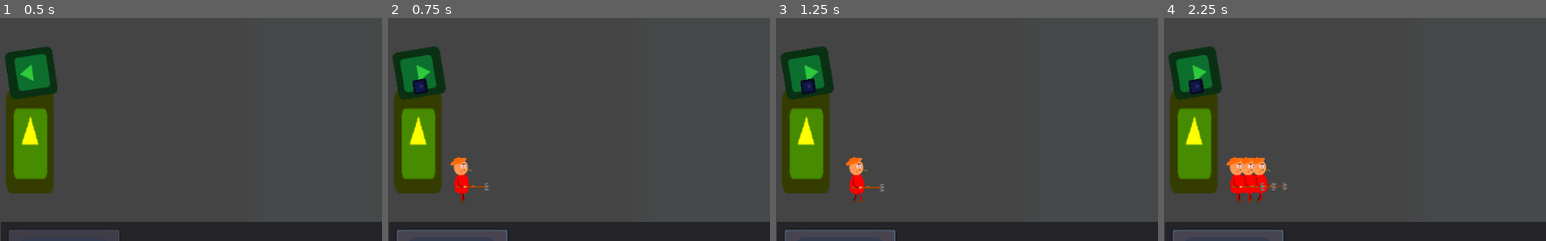
Above: before the commit, frames 1-4 (left to right).
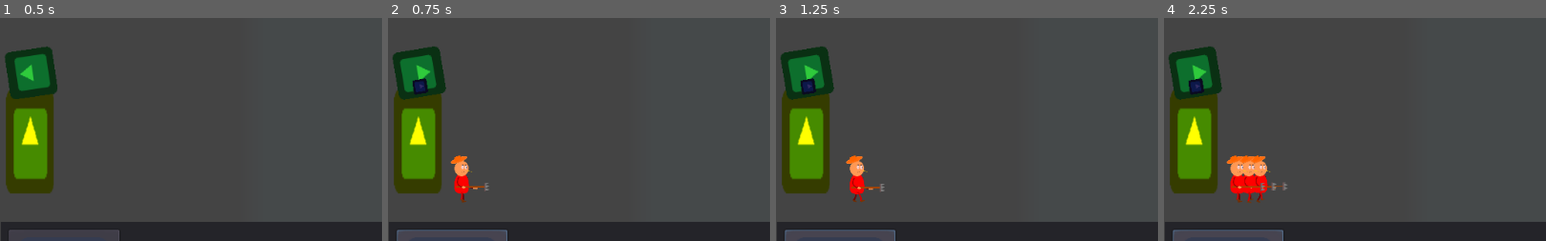
Above: after the commit, the same moments.

Repository: Jon1r/Tower
Game: Godot game, scene res://Map01.tscn
Two runs of this game, one before a commit and one after it. Both use one fixed random seed, a clock stepped at 60 frames per second and the inputs below. The project has no main scene, so this scene is started directly. The engine's default icon, where the game draws it, is replaced by a stand-in: a white triangle on a blue panel in a dark square.
Inputs (mouse positions are % of the whole screen's width and height, from its top left):
- Up to frame 1 (0.5 s): no input
- Up to frame 2 (0.75 s): click (8, 90) at 0.5 s
- Up to frame 3 (1.25 s): no input
- Up to frame 4 (2.25 s): click (8, 90) at 1.25 s; click (8, 90) at 2 s
The pictures show only the part of the screen within x 0-50%, y 34-84%; the shares and areas given below are measured in that part.

Frame 1 is identical in both runs. In frame 2, 0.2% of the frame differs, in the area x 16-24%, y 61-77%; in frame 3, 0.2%; in frame 4, 0.5%, in the area x 16-30%, y 61-77%.

Commit message:
Update Peasant.tscn

Diff:
--- a/Peasant.tscn
+++ b/Peasant.tscn
@@ -7,7 +7,309 @@
 height = 160.981
 
 [sub_resource type="Animation" id=2]
-resource_name = "walk"
+resource_name = "attack"
+tracks/0/type = "value"
+tracks/0/path = NodePath("Pike:position")
+tracks/0/interp = 1
+tracks/0/loop_wrap = true
+tracks/0/imported = false
+tracks/0/enabled = true
+tracks/0/keys = {
+"times": PoolRealArray( 0, 0.5, 1 ),
+"transitions": PoolRealArray( 1, 1, 1 ),
+"update": 0,
+"values": [ Vector2( 30.6047, 140.247 ), Vector2( 63.3079, 133.707 ), Vector2( 30.6047, 140.247 ) ]
+}
+tracks/1/type = "value"
+tracks/1/path = NodePath("Pike:rotation_degrees")
+tracks/1/interp = 1
+tracks/1/loop_wrap = true
+tracks/1/imported = false
+tracks/1/enabled = true
+tracks/1/keys = {
+"times": PoolRealArray( 0, 0.5, 1 ),
+"transitions": PoolRealArray( 1, 1, 1 ),
+"update": 0,
+"values": [ 0.0, 0.0, 0.0 ]
+}
+tracks/2/type = "value"
+tracks/2/path = NodePath("Arm/right:position")
+tracks/2/interp = 1
+tracks/2/loop_wrap = true
+tracks/2/imported = false
+tracks/2/enabled = true
+tracks/2/keys = {
+"times": PoolRealArray( 0, 0.5, 1 ),
+"transitions": PoolRealArray( 1, 1, 1 ),
+"update": 0,
+"values": [ Vector2( -36.6643, 76.3929 ), Vector2( -34.2852, 77.9587 ), Vector2( -35.3185, 77.2627 ) ]
+}
+tracks/3/type = "value"
+tracks/3/path = NodePath("Arm/right:rotation_degrees")
+tracks/3/interp = 1
+tracks/3/loop_wrap = true
+tracks/3/imported = false
+tracks/3/enabled = true
+tracks/3/keys = {
+"times": PoolRealArray( 0, 0.5, 1 ),
+"transitions": PoolRealArray( 1, 1, 1 ),
+"update": 0,
+"values": [ 30.2368, 6.78769, 30.2368 ]
+}
+tracks/4/type = "value"
+tracks/4/path = NodePath("Arm/left:position")
+tracks/4/interp = 1
+tracks/4/loop_wrap = true
+tracks/4/imported = false
+tracks/4/enabled = true
+tracks/4/keys = {
+"times": PoolRealArray( 0, 0.5, 1 ),
+"transitions": PoolRealArray( 1, 1, 1 ),
+"update": 0,
+"values": [ Vector2( 15.2017, 74.8215 ), Vector2( 19.7247, 77.4975 ), Vector2( 17.1636, 76.3035 ) ]
+}
+tracks/5/type = "value"
+tracks/5/path = NodePath("Arm/left:rotation_degrees")
+tracks/5/interp = 1
+tracks/5/loop_wrap = true
+tracks/5/imported = false
+tracks/5/enabled = true
+tracks/5/keys = {
+"times": PoolRealArray( 0, 0.5, 1 ),
+"transitions": PoolRealArray( 1, 1, 1 ),
+"update": 0,
+"values": [ 15.7428, 2.22348, 15.7428 ]
+}
+tracks/6/type = "value"
+tracks/6/path = NodePath("Arm:position")
+tracks/6/interp = 1
+tracks/6/loop_wrap = true
+tracks/6/imported = false
+tracks/6/enabled = true
+tracks/6/keys = {
+"times": PoolRealArray( 0, 0.5, 1 ),
+"transitions": PoolRealArray( 1, 1, 1 ),
+"update": 0,
+"values": [ Vector2( 0, 0 ), Vector2( 6.54065, -6.54065 ), Vector2( 0, 0 ) ]
+}
+tracks/7/type = "value"
+tracks/7/path = NodePath("Arm:rotation_degrees")
+tracks/7/interp = 1
+tracks/7/loop_wrap = true
+tracks/7/imported = false
+tracks/7/enabled = true
+tracks/7/keys = {
+"times": PoolRealArray( 0, 0.5, 1 ),
+"transitions": PoolRealArray( 1, 1, 1 ),
+"update": 0,
+"values": [ 0.0, 0.0, 0.0 ]
+}
+tracks/8/type = "value"
+tracks/8/path = NodePath("Body:position")
+tracks/8/interp = 1
+tracks/8/loop_wrap = true
+tracks/8/imported = false
+tracks/8/enabled = true
+tracks/8/keys = {
+"times": PoolRealArray( 0, 0.5, 1 ),
+"transitions": PoolRealArray( 1, 1, 1 ),
+"update": 0,
+"values": [ Vector2( -8.69644, 117.63 ), Vector2( -2.15579, 111.089 ), Vector2( -8.69644, 117.63 ) ]
+}
+tracks/9/type = "value"
+tracks/9/path = NodePath("Body:rotation_degrees")
+tracks/9/interp = 1
+tracks/9/loop_wrap = true
+tracks/9/imported = false
+tracks/9/enabled = true
+tracks/9/keys = {
+"times": PoolRealArray( 0, 0.5, 1 ),
+"transitions": PoolRealArray( 1, 1, 1 ),
+"update": 0,
+"values": [ 0.0, 0.0, 0.0 ]
+}
+tracks/10/type = "value"
+tracks/10/path = NodePath("Hat:position")
+tracks/10/interp = 1
+tracks/10/loop_wrap = true
+tracks/10/imported = false
+tracks/10/enabled = true
+tracks/10/keys = {
+"times": PoolRealArray( 0, 0.5, 0.8 ),
+"transitions": PoolRealArray( 1, 3.4822, 1 ),
+"update": 0,
+"values": [ Vector2( -31.0104, -31.6735 ), Vector2( -24.9836, -60.1109 ), Vector2( -31.0104, -31.6735 ) ]
+}
+tracks/11/type = "value"
+tracks/11/path = NodePath("Hat:rotation_degrees")
+tracks/11/interp = 1
+tracks/11/loop_wrap = true
+tracks/11/imported = false
+tracks/11/enabled = true
+tracks/11/keys = {
+"times": PoolRealArray( 0, 0.9, 1 ),
+"transitions": PoolRealArray( 1, 1, 1 ),
+"update": 0,
+"values": [ 0.0, 0.0, 0.0 ]
+}
+tracks/12/type = "value"
+tracks/12/path = NodePath("Head:position")
+tracks/12/interp = 1
+tracks/12/loop_wrap = true
+tracks/12/imported = false
+tracks/12/enabled = true
+tracks/12/keys = {
+"times": PoolRealArray( 0, 0.5, 1 ),
+"transitions": PoolRealArray( 1, 1, 1 ),
+"update": 0,
+"values": [ Vector2( 0.349274, 10.8546 ), Vector2( 6.88992, 4.31391 ), Vector2( 0.349274, 10.8546 ) ]
+}
+tracks/13/type = "value"
+tracks/13/path = NodePath("Head:rotation_degrees")
+tracks/13/interp = 1
+tracks/13/loop_wrap = true
+tracks/13/imported = false
+tracks/13/enabled = true
+tracks/13/keys = {
+"times": PoolRealArray( 0, 0.5, 1 ),
+"transitions": PoolRealArray( 1, 1, 1 ),
+"update": 0,
+"values": [ 0.0, 0.0, 0.0 ]
+}
+tracks/14/type = "value"
+tracks/14/path = NodePath("Pike:scale")
+tracks/14/interp = 1
+tracks/14/loop_wrap = true
+tracks/14/imported = false
+tracks/14/enabled = true
+tracks/14/keys = {
+"times": PoolRealArray( 0.5 ),
+"transitions": PoolRealArray( 1 ),
+"update": 0,
+"values": [ Vector2( 1, 1 ) ]
+}
+tracks/15/type = "value"
+tracks/15/path = NodePath("Arm/right:scale")
+tracks/15/interp = 1
+tracks/15/loop_wrap = true
+tracks/15/imported = false
+tracks/15/enabled = true
+tracks/15/keys = {
+"times": PoolRealArray( 0, 0.5 ),
+"transitions": PoolRealArray( 1, 1 ),
+"update": 0,
+"values": [ Vector2( 0.757981, 0.892966 ), Vector2( 1.08703, 0.919535 ) ]
+}
+tracks/16/type = "value"
+tracks/16/path = NodePath("Arm/left:scale")
+tracks/16/interp = 1
+tracks/16/loop_wrap = true
+tracks/16/imported = false
+tracks/16/enabled = true
+tracks/16/keys = {
+"times": PoolRealArray( 0, 0.5 ),
+"transitions": PoolRealArray( 1, 1 ),
+"update": 0,
+"values": [ Vector2( 1.08229, 0.972646 ), Vector2( 1.48258, 1.10628 ) ]
+}
+tracks/17/type = "value"
+tracks/17/path = NodePath("Arm:scale")
+tracks/17/interp = 1
+tracks/17/loop_wrap = true
+tracks/17/imported = false
+tracks/17/enabled = true
+tracks/17/keys = {
+"times": PoolRealArray( 0.5 ),
+"transitions": PoolRealArray( 1 ),
+"update": 0,
+"values": [ Vector2( 1, 1 ) ]
+}
+tracks/18/type = "value"
+tracks/18/path = NodePath("Body:scale")
+tracks/18/interp = 1
+tracks/18/loop_wrap = true
+tracks/18/imported = false
+tracks/18/enabled = true
+tracks/18/keys = {
+"times": PoolRealArray( 0.5 ),
+"transitions": PoolRealArray( 1 ),
+"update": 0,
+"values": [ Vector2( 1, 1 ) ]
+}
+tracks/19/type = "value"
+tracks/19/path = NodePath("Hat:scale")
+tracks/19/interp = 1
+tracks/19/loop_wrap = true
+tracks/19/imported = false
+tracks/19/enabled = true
+tracks/19/keys = {
+"times": PoolRealArray( 0.5, 0.9 ),
+"transitions": PoolRealArray( 1, 1 ),
+"update": 0,
+"values": [ Vector2( 1, 1 ), Vector2( 1, 1 ) ]
+}
+tracks/20/type = "value"
+tracks/20/path = NodePath("Head:scale")
+tracks/20/interp = 1
+tracks/20/loop_wrap = true
+tracks/20/imported = false
+tracks/20/enabled = true
+tracks/20/keys = {
+"times": PoolRealArray( 0.5 ),
+"transitions": PoolRealArray( 1 ),
+"update": 0,
+"values": [ Vector2( 1, 1 ) ]
+}
+tracks/21/type = "value"
+tracks/21/path = NodePath(".:position")
+tracks/21/interp = 1
+tracks/21/loop_wrap = true
+tracks/21/imported = false
+tracks/21/enabled = true
+tracks/21/keys = {
+"times": PoolRealArray( 0.5 ),
+"transitions": PoolRealArray( 1 ),
+"update": 0,
+"values": [ Vector2( 0, 0 ) ]
+}
+tracks/22/type = "value"
+tracks/22/path = NodePath(".:rotation_degrees")
+tracks/22/interp = 1
+tracks/22/loop_wrap = true
+tracks/22/imported = false
+tracks/22/enabled = true
+tracks/22/keys = {
+"times": PoolRealArray( 0.5 ),
+"transitions": PoolRealArray( 1 ),
+"update": 0,
+"values": [ 0.0 ]
+}
+tracks/23/type = "value"
+tracks/23/path = NodePath(".:scale")
+tracks/23/interp = 1
+tracks/23/loop_wrap = true
+tracks/23/imported = false
+tracks/23/enabled = true
+tracks/23/keys = {
+"times": PoolRealArray( 0.5 ),
+"transitions": PoolRealArray( 1 ),
+"update": 0,
+"values": [ Vector2( 1, 1 ) ]
+}
+tracks/24/type = "value"
+tracks/24/path = NodePath("AreaPike/AttackPike:disabled")
+tracks/24/interp = 1
+tracks/24/loop_wrap = true
+tracks/24/imported = false
+tracks/24/enabled = true
+tracks/24/keys = {
+"times": PoolRealArray( 0.00200343, 0.4, 0.6 ),
+"transitions": PoolRealArray( 1, 1, 1 ),
+"update": 1,
+"values": [ true, false, true ]
+}
+
+[sub_resource type="Animation" id=3]
 length = 2.0
 loop = true
 tracks/0/type = "value"
@@ -131,26 +433,31 @@
 "values": [ Vector2( 66, 136 ), Vector2( 66, 126.808 ), Vector2( 66, 136 ), Vector2( 66, 126.808 ), Vector2( 66, 136 ) ]
 }
 
+[sub_resource type="RectangleShape2D" id=4]
+extents = Vector2( 110.66, 29.7048 )
+
 [node name="Peasant" type="Area2D"]
+collision_layer = 2
+collision_mask = 12
 
 [node name="CollisionShape2D" type="CollisionShape2D" parent="."]
-visible = false
 position = Vector2( -11.6541, 55.0921 )
 shape = SubResource( 1 )
 
 [node name="Body" type="Sprite" parent="."]
-position = Vector2( -8.22452, 107.586 )
+position = Vector2( -4.77205, 113.705 )
 texture = ExtResource( 1 )
 region_enabled = true
 region_rect = Rect2( 13, 95, 100, 141 )
 
 [node name="Head" type="Sprite" parent="."]
+position = Vector2( 4.27366, 6.93017 )
 texture = ExtResource( 1 )
 region_enabled = true
 region_rect = Rect2( 127, 6, 120, 105 )
 
 [node name="Hat" type="Sprite" parent="."]
-position = Vector2( -29, -43 )
+position = Vector2( -26.4522, -53.1814 )
 texture = ExtResource( 1 )
 region_enabled = true
 region_rect = Rect2( 6, 10, 110, 56 )
@@ -158,9 +465,8 @@
 [node name="Leg" type="Sprite" parent="."]
 
 [node name="left" type="Sprite" parent="Leg"]
-position = Vector2( -6.10733, 163.461 )
-rotation = -0.479517
-scale = Vector2( 1, 0.86812 )
+position = Vector2( 18.387, 167.781 )
+scale = Vector2( 1, 0.85736 )
 z_index = -1
 texture = ExtResource( 1 )
 offset = Vector2( 5.9118, 36.521 )
@@ -168,24 +474,26 @@
 region_rect = Rect2( 335, 8, 28, 86 )
 
 [node name="right" type="Sprite" parent="Leg"]
-position = Vector2( -7.03829, 165.709 )
-rotation = 0.376093
-scale = Vector2( 1, 0.708927 )
+position = Vector2( -28.0216, 171.995 )
+scale = Vector2( 1, 0.802016 )
 texture = ExtResource( 1 )
 offset = Vector2( 7.81886, 39.1084 )
 region_enabled = true
 region_rect = Rect2( 279, 7, 28, 86 )
 
 [node name="Pike" type="Sprite" parent="."]
-position = Vector2( 66, 134.502 )
+position = Vector2( 50.2266, 136.323 )
 texture = ExtResource( 1 )
 region_enabled = true
 region_rect = Rect2( 145, 192, 226, 56 )
 
 [node name="Arm" type="Sprite" parent="."]
+position = Vector2( 3.92439, -3.92439 )
 
 [node name="left" type="Sprite" parent="Arm"]
-position = Vector2( 21.411, 76.6932 )
+position = Vector2( 18.7003, 77.0199 )
+rotation = 0.13319
+scale = Vector2( 1.48258, 1.10628 )
 z_index = -1
 texture = ExtResource( 1 )
 offset = Vector2( 24.7782, 27.8087 )
@@ -193,7 +501,9 @@
 region_rect = Rect2( 265, 99, 61, 69 )
 
 [node name="right" type="Sprite" parent="Arm"]
-position = Vector2( -32.6352, 75.2774 )
+position = Vector2( -34.6985, 77.6803 )
+rotation = 0.282174
+scale = Vector2( 1.08703, 0.919535 )
 texture = ExtResource( 1 )
 offset = Vector2( 26.6352, 31.2245 )
 region_enabled = true
@@ -201,4 +511,14 @@
 
 [node name="AnimationPlayer" type="AnimationPlayer" parent="."]
 playback_speed = 1.5
-anims/walk = SubResource( 2 )
+anims/attack = SubResource( 2 )
+anims/walk = SubResource( 3 )
+
+[node name="AreaPike" type="Area2D" parent="."]
+collision_layer = 2
+collision_mask = 12
+
+[node name="AttackPike" type="CollisionShape2D" parent="AreaPike"]
+position = Vector2( 66.9037, 135.405 )
+shape = SubResource( 4 )
+disabled = true
Not shown: 1 places in Peasant.tscn that only renumber resources
